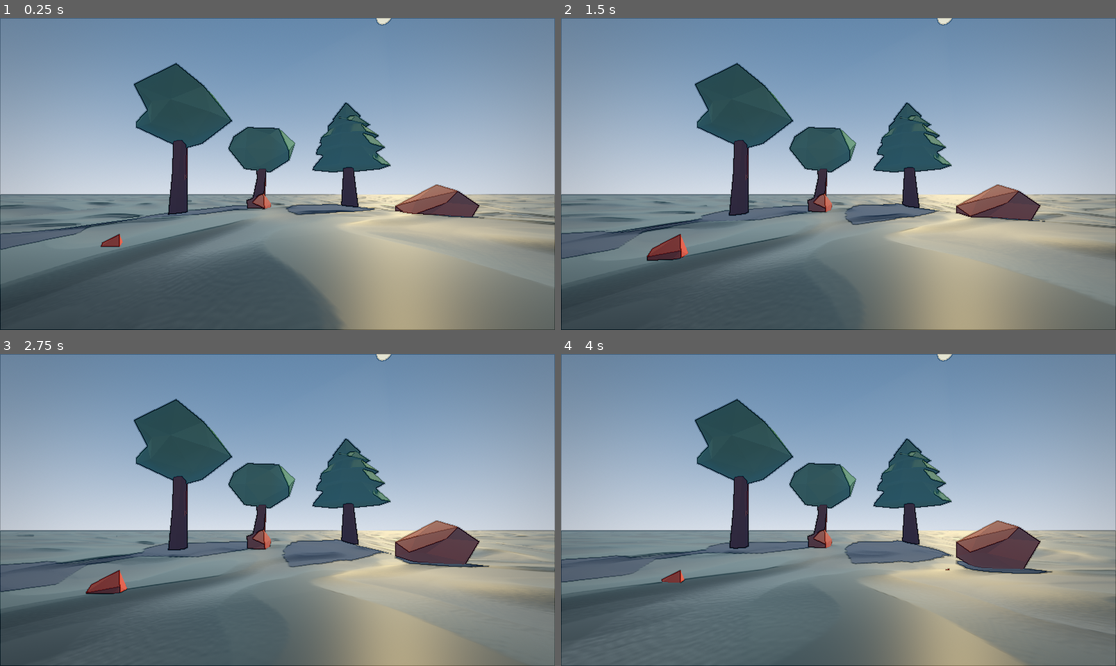
Above: before the commit, frames 1-4 (two rows, left to right).
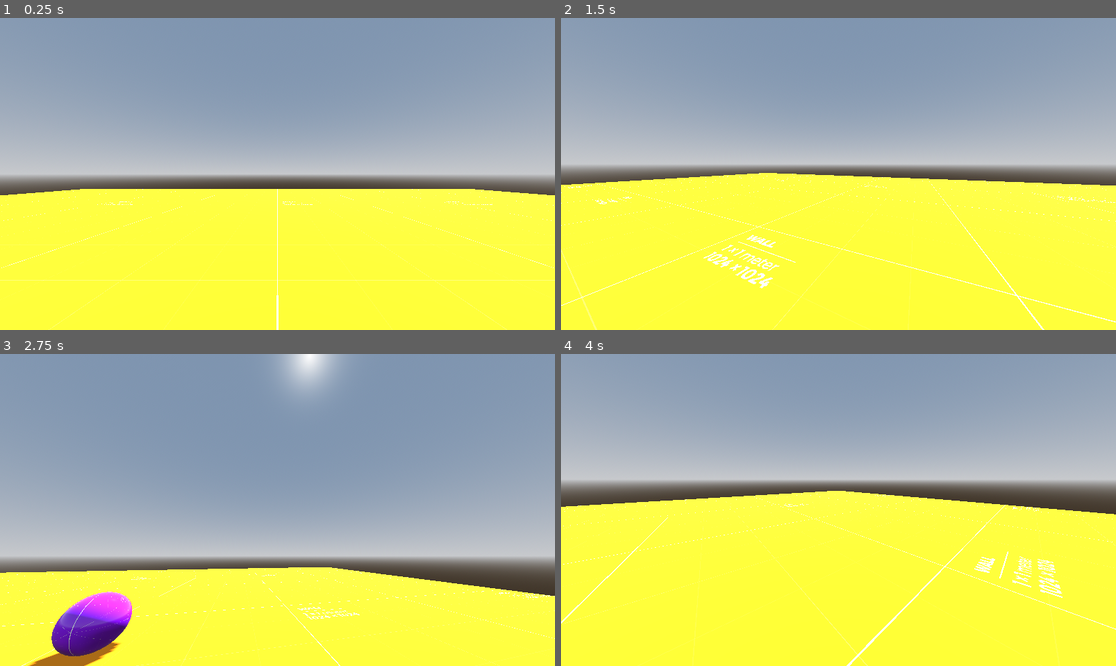
Above: after the commit, the same moments.

Repository: Skilletyo/Spring
Game: Godot game, scene res://Scenes/TestWorld.tscn
The game is run twice, just before and just after one commit, with the same random seed, the same clock (stepped at 60 frames per second) and the same inputs. Before the commit the project starts from res://Scenes/environment_level.tscn.
Inputs (mouse positions are in pixels of both pictures, inside the frame that each line leads up to):
- Up to frame 1 (0.25 s): no input
- Up to frame 2 (1.5 s): tap Enter (ui_accept) at 0.5, 0.77 s; move the mouse to (960, 158) at 0.52 s; hold Right (ui_right) 0.53-1.28 s; hold E (Interact) 0.53-1.28 s; move the mouse to (727, 189) at 1.27 s; hold Down (ui_down) from 1.28 s (still down); tap Shift (Sprint) at 1.35 s
- Up to frame 3 (2.75 s): tap Enter (ui_accept) at 1.52 s; move the mouse to (333, 441) at 2.02 s; release Down (ui_down) at 2.03 s; hold Right (ui_right) from 2.03 s (still down); hold E (Interact) from 2.03 s (still down)
- Up to frame 4 (4 s): move the mouse to (810, 572) at 2.77 s; release Right (ui_right) at 2.78 s; release E (Interact) at 2.78 s; hold Up (ui_up) 2.78-3.53 s; tap Shift (Sprint) at 2.85 s; tap Enter (ui_accept) at 3.02, 3.77 s; move the mouse to (1005, 556) at 3.52 s; hold Left (ui_left) from 3.53 s (still down); hold E (Interact) from 3.53 s (still down)

The runs differ from the first frame. In frame 1, 61% of the frame differs, in the area x 0-100%, y 0-100%; in frame 2, 65%; in frame 3, 65%; in frame 4, 85%.

Commit message:
Rotation Snap

Diff:
--- a/Scripts/PlayerController.gd
+++ b/Scripts/PlayerController.gd
@@ -7,6 +7,9 @@
 @export var mouseSensitivity = 2.0
 
 @export var pullStrength = 100
+@export var held_object_rotation_speed = 0.1
+
+@onready var camera = $Node3D/Camera3D
 
 #Stuff for the pickup system.
 
@@ -43,6 +46,10 @@
 		currentTarget.can_sleep = false
 		var moveToPosition = $Node3D/Camera3D/Hand3D.global_position - currentTarget.global_position
 		currentTarget.apply_force(moveToPosition * pullStrength)
+		# Lerp rotation on 3 axies
+		currentTarget.global_rotation.x = lerp_angle(currentTarget.global_rotation.x, camera.global_rotation.x, held_object_rotation_speed)
+		currentTarget.global_rotation.y = lerp_angle(currentTarget.global_rotation.y, camera.global_rotation.y, held_object_rotation_speed)
+		currentTarget.global_rotation.z = lerp_angle(currentTarget.global_rotation.z, camera.global_rotation.z, held_object_rotation_speed)
 		lastTarget = currentTarget
 
 	if currentTarget == null && lastTarget != null:
--- a/project.godot
+++ b/project.godot
@@ -11,7 +11,7 @@
 [application]
 
 config/name="Spring"
-run/main_scene="res://Scenes/environment_level.tscn"
+run/main_scene="res://Scenes/TestWorld.tscn"
 config/features=PackedStringArray("4.2", "GL Compatibility")
 config/icon="res://icon.svg"
 
--- a/vfx/environment.tres
+++ b/vfx/environment.tres
@@ -19,9 +19,9 @@
 ambient_light_sky_contribution = 0.3
 tonemap_mode = 1
 tonemap_exposure = 0.65
-tonemap_white = 0.9
+tonemap_white = 0.8
 fog_enabled = true
 fog_light_color = Color(0.368627, 0.482353, 0.670588, 1)
 fog_density = 0.0005
-fog_height = -30.0
-fog_height_density = 0.02
+fog_height = -0.36
+fog_height_density = 0.1
